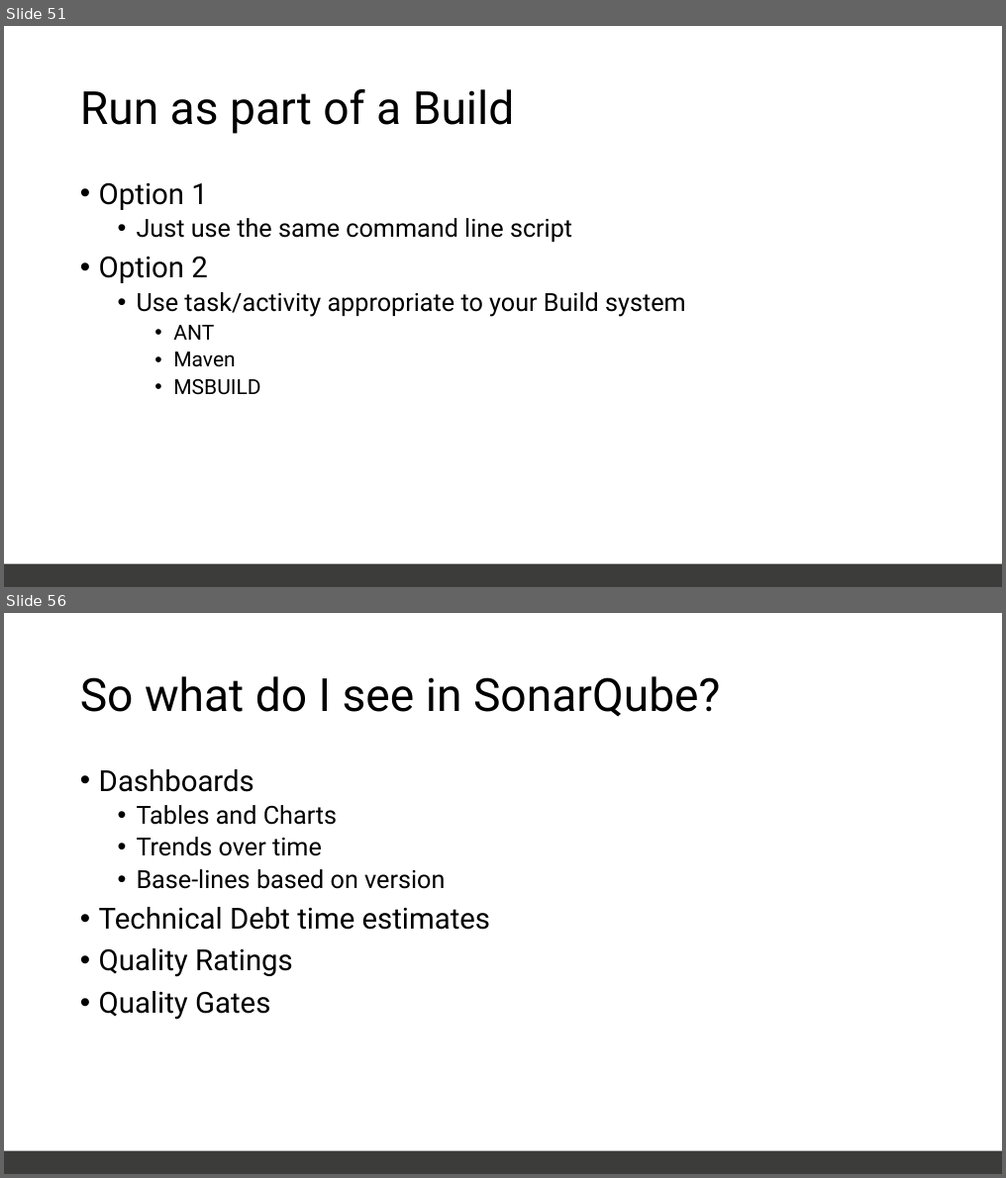
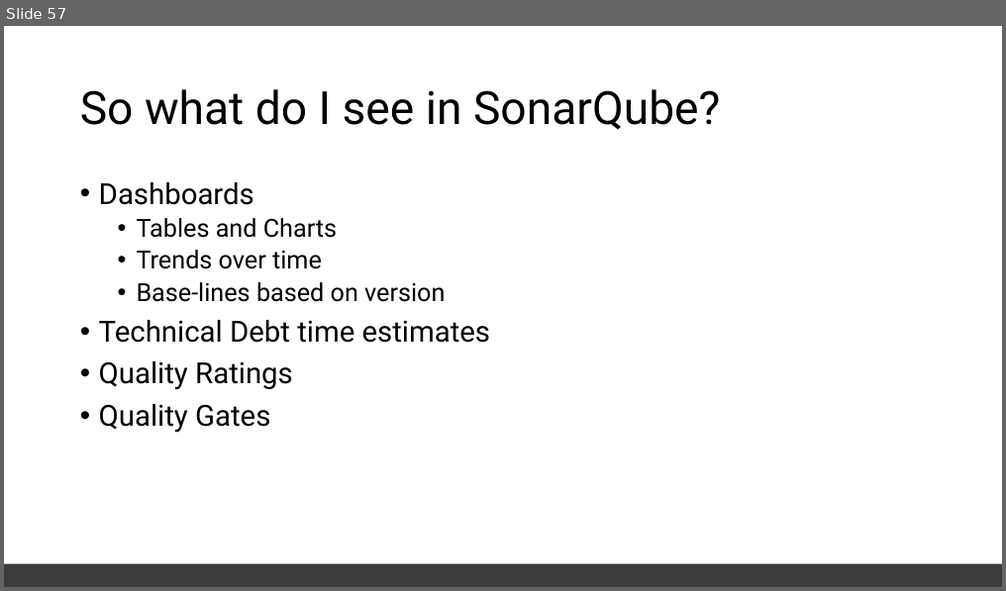
Before and after one commit to SannioEvolution/Material, a slide deck: 11 - Putting it all together, Technical Debt.pptx. Shown one above the other, each under a label of ours: slides 51 and 56 before the commit, slide 57 after it; the slides between them are not shown. The pictures are 1006x1178 and 1006x591 pixels, drawn with LibreOffice and Linux fonts; fonts in the diff are those of the drawing. Boxes give left, top, right and bottom in pixels: in the first picture for what was removed or moved away, otherwise in the second. Text is boxed around its words. In the diff, an @@ line names an element or a change of style, - is before the commit and + after.

```diff
--- a/11 - Putting it all together, Technical Debt.pptx
+++ b/11 - Putting it all together, Technical Debt.pptx
@@ slide 51 removed at <box>4,26,1002,587</box>, background #FFFFFF; not listed: 1 template element that a slide beside it also shows @@
@@ title removed at <box>80,89,515,134</box> @@
-Run as part of a Build
@@ text removed at <box>99,182,686,395</box> @@
-• Option 1
-  • Just use the same command line script
-• Option 2
-  • Use task/activity appropriate to your Build system
-    • ANT
-    • Maven
-    • MSBUILD
@@ what was slide 56 is now slide 57 @@
```
Also in this commit, not shown: 1 slide changed, 22 slides added, 16 other slides removed, 23 other files.
